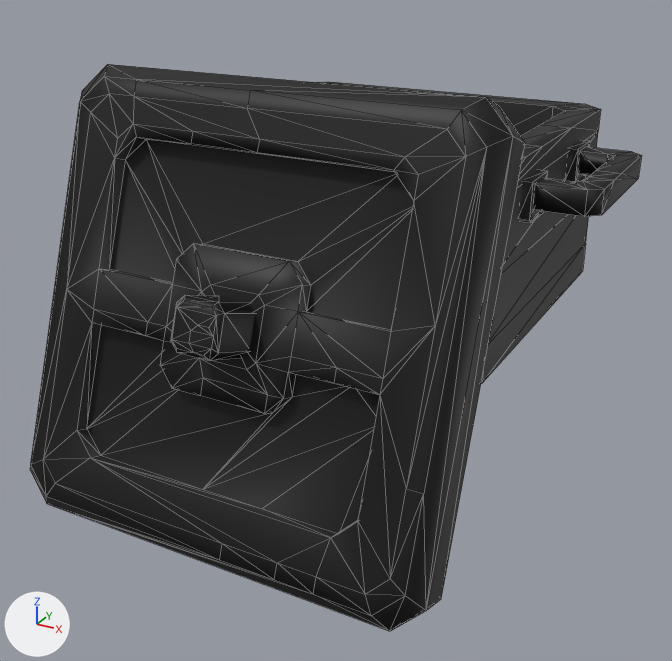
An edit to the FBX model Reference/Resource/Mesh/Animation/Basecamp/BC_cauldron02_break.fbx, drawn before and after from the same camera.
Before and after are seen from a 50 mm camera at (0.0458, -0.093, 0.0549) aimed at (0.0009, -0.0114, 0.0141). The axes (+X, +Y, +Z) are drawn at lower left. The lights are the same throughout. Mesh edges are drawn as thin lines. Where no turn or scale is listed for an object, it has been applied to the vertices.

The first picture shows 'model02', 'model02 1'.
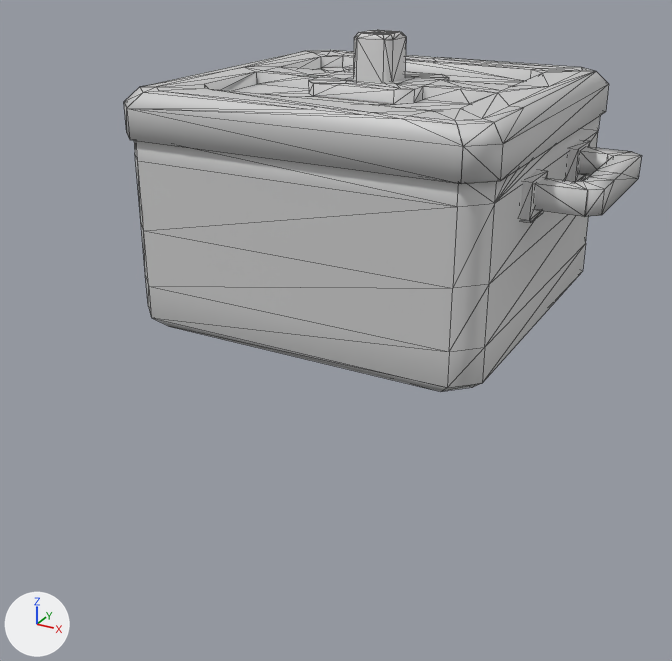
ob_pot_cap is not drawn itself; it is the parent of ob_model02_1.

What differs and where, as boxes [x1, y1, x2, y2] in the pictures (672 x 661 px):
'model02 1', surface changed, moved, turned, rescaled: before [30, 64, 525, 631]; after [124, 30, 609, 184]
'model02', surface changed (black to grey): [134, 82, 642, 391] in both

What changed in the scene script:
```text
Add img_bc_cauldron02_break_png:
    img_bc_cauldron02_break_png = load_image('BC_cauldron02_break.png', 'BC_cauldron02_break.png', 1024, 1024, 'sRGB')
Change mat_lambert1:
    remove mat_lambert1.base_color = (0.0, 0.0, 0.0)  # black #000000
    mat_lambert1.roughness: 0.553 -> 0.5
    add mat_lambert1.texture = img_bc_cauldron02_break_png  # with its transparency
Change ob_pot_cap:
    ob_pot_cap.rotation_euler: (1.222, 0.0, 0.0) -> (0.0, 0.0, 0.0)  # degrees (70, 0, 0) -> degrees (0, 0, 0)
    ob_pot_cap.scale: (1.1, 1.1, 1.1) -> (1.0, 1.0, 1.0)
    ob_pot_cap.location: (0.0, -0.732, 3.063) -> (0.0, 1.106, 0.0)
```
